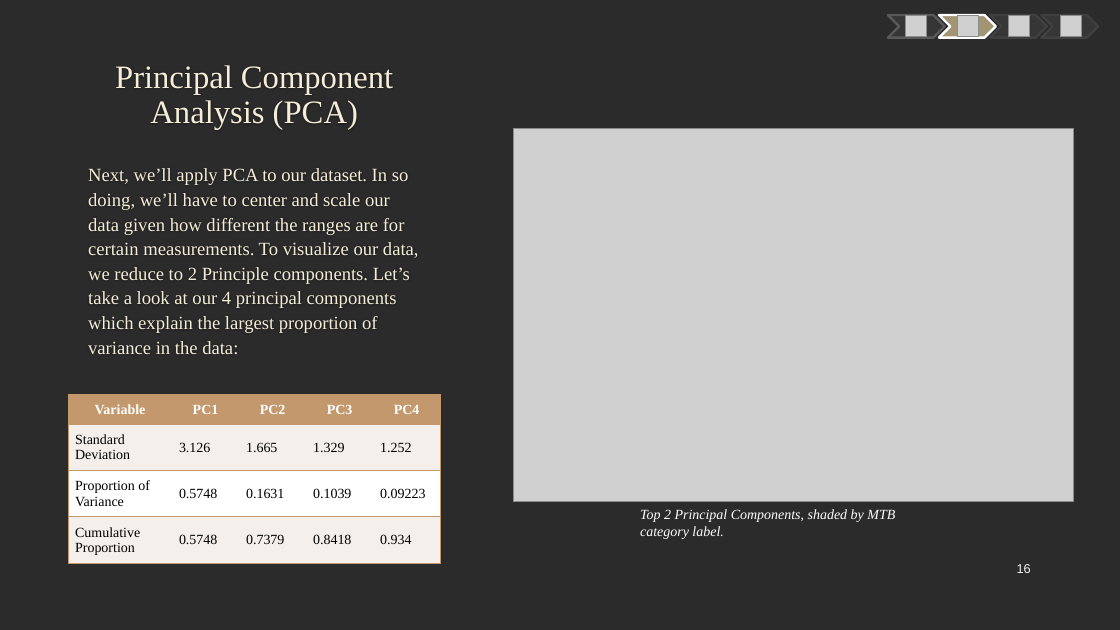
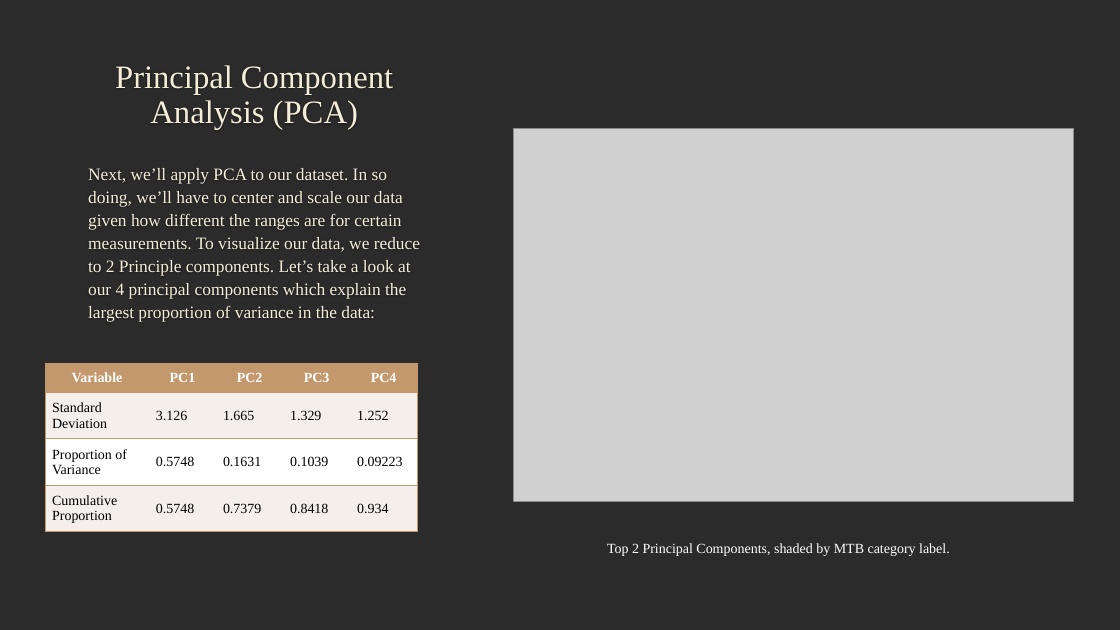
Before and after one commit to mczerwin/MTB-Categorization-Analysis, a slide deck: slide 14 of Reports/MTB Data Analysis Presentation.pptx (slide 16 before the commit). Drawn at 1120x630 pixels with LibreOffice and Linux fonts; fonts in the diff are those of the drawing; grey boxes stand for pictures; background and template pictures are left out; a plain dark background stands for a picture behind light text. Boxes give left, top, right and bottom in pixels: in the first picture for what was removed or moved away, otherwise in the second. Text is boxed around its words. In the diff, an @@ line names an element or a change of style, - is before the commit and + after.

```diff
--- a/Reports/MTB Data Analysis Presentation.pptx
+++ b/Reports/MTB Data Analysis Presentation.pptx
@@ freeform shape removed at [888, 15, 945, 38] @@
@@ picture removed at [906, 16, 927, 37] @@
@@ freeform shape removed at [939, 15, 996, 38] @@
@@ picture removed at [958, 16, 979, 37] @@
@@ freeform shape removed at [991, 15, 1048, 38] @@
@@ picture removed at [1009, 16, 1030, 37] @@
@@ freeform shape removed at [1042, 15, 1099, 38] @@
@@ picture removed at [1060, 16, 1081, 37] @@
@@ text "Next, we’ll apply PCA to ..." at [88, 168, 420, 322]: size 16 to 14.9 pt @@
@@ table: place and size @@
-table at [68, 395, 441, 569]
+table at [45, 363, 418, 530]
@@ text "Top 2 Principal Components, shaded ...": place and size @@
-text "Top 2 Principal Components, shaded ..." at [640, 509, 895, 539]
+text "Top 2 Principal Components, shaded ..." at [607, 543, 950, 556]
@@ text "Top 2 Principal Components, shaded ..." at [607, 543, 950, 556]: italic off @@
@@ page number removed at [1017, 564, 1031, 573] @@
-16
```
Also in this commit, not shown: 17 other slides changed, 5 slides added, 5 slides removed.
